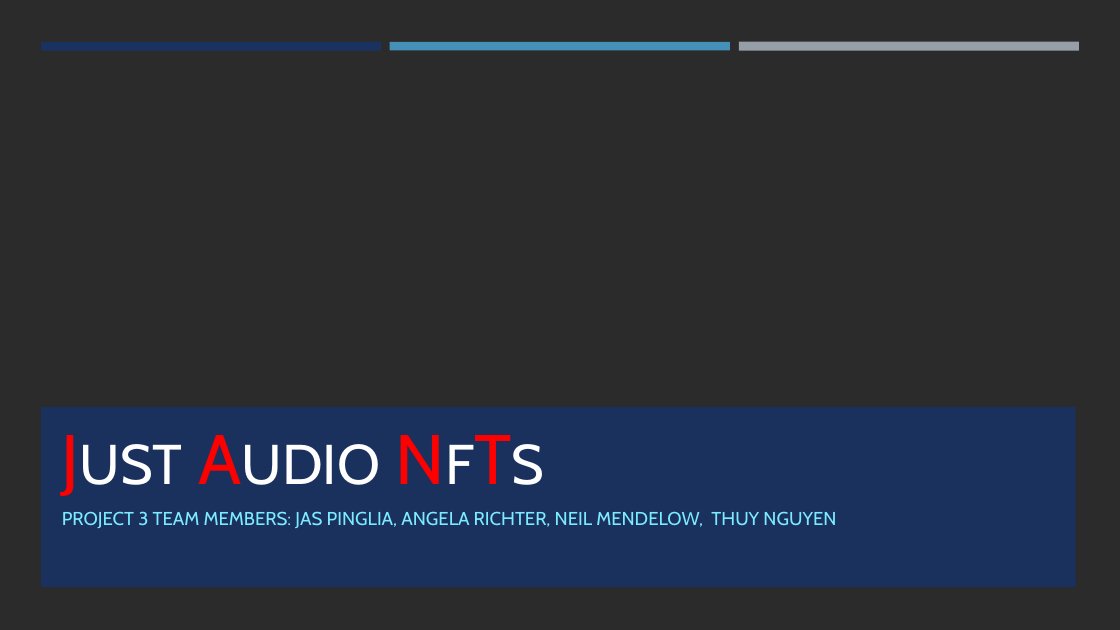
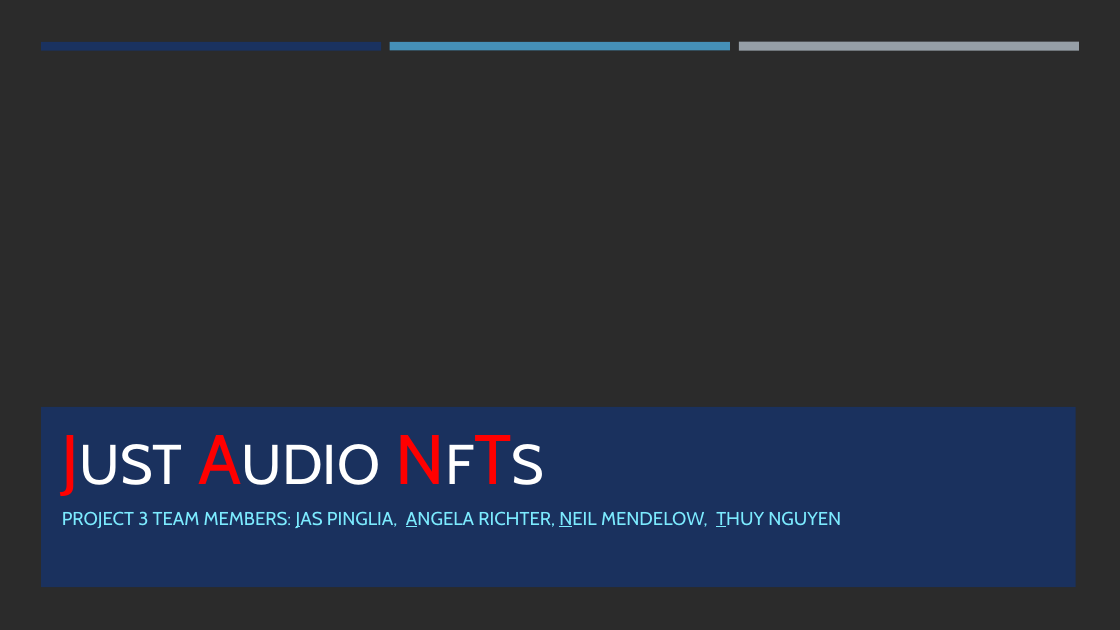
Before and after one commit to nguyenthuyt/audio_nft, a slide deck: slide 1 of NFT.pptx. Drawn at 1120x630 pixels with LibreOffice and Linux fonts; fonts in the diff are those of the drawing; background and template pictures are left out; a plain dark background stands for a picture behind light text. Boxes give left, top, right and bottom in pixels: in the first picture for what was removed or moved away, otherwise in the second. Text is boxed around its words. In the diff, an @@ line names an element or a change of style, - is before the commit and + after.

```diff
--- a/NFT.pptx
+++ b/NFT.pptx
@@ subtitle "PROJECT 3 TEAM MEMBERS: JAS ..." at box(62, 511, 841, 528): underline on in "JAS ANGELA NEIL THUY" @@
```
Also in this commit, not shown: 4 other slides changed, 5 slides added, 1 other file.
